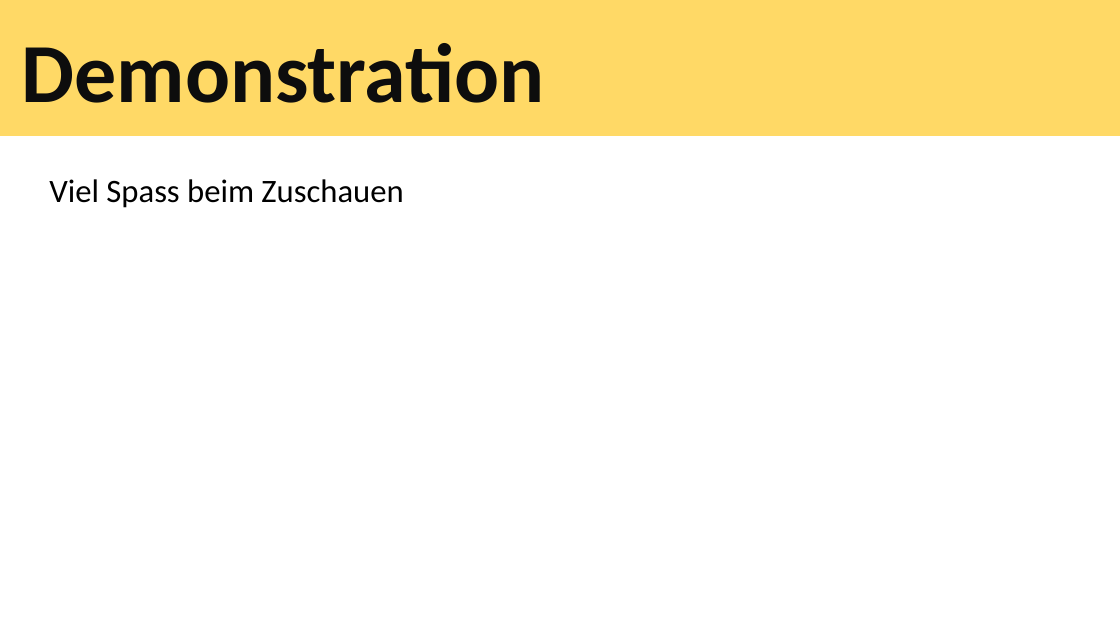
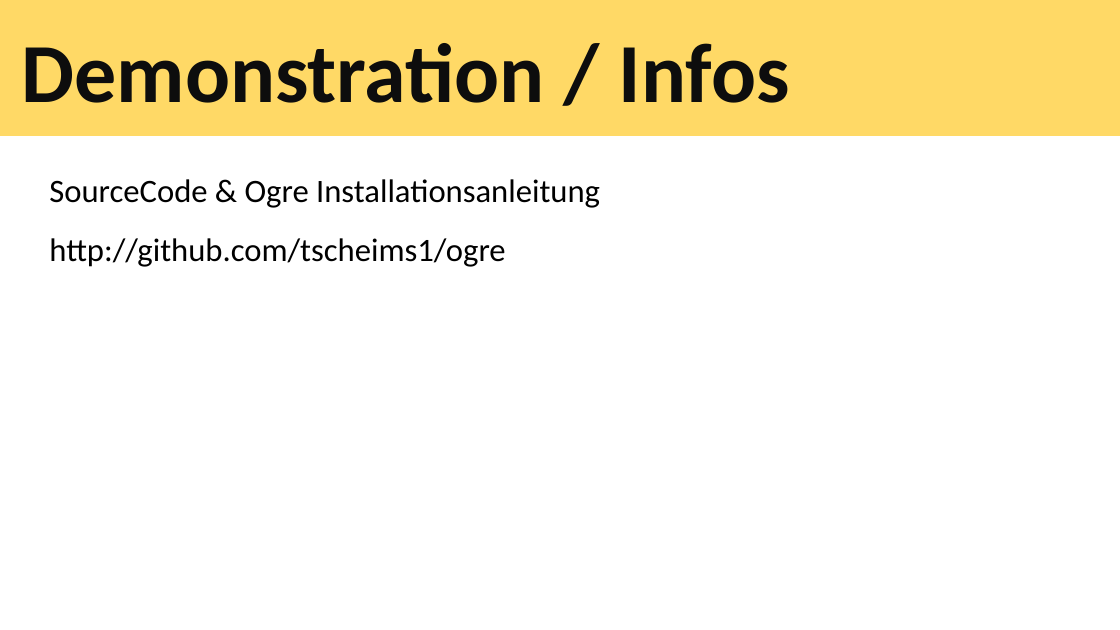
Before and after one commit to tscheims1/ogre, a slide deck: slide 17 of ogrepresentation.pptx. Drawn at 1120x630 pixels with LibreOffice and Linux fonts; fonts in the diff are those of the drawing. Boxes give left, top, right and bottom in pixels: in the first picture for what was removed or moved away, otherwise in the second. Text is boxed around its words. In the diff, an @@ line names an element or a change of style, - is before the commit and + after.

```diff
--- a/ogrepresentation.pptx
+++ b/ogrepresentation.pptx
@@ title at [22,43,790,103]: text changed @@
-Demonstration
+Demonstration / Infos
@@ text at [49,179,600,267]: text changed @@
-Viel Spass beim Zuschauen
+SourceCode & Ogre Installationsanleitung
+http://github.com/tscheims1/ogre
```
Also in this commit, not shown: 6 other slides changed.
